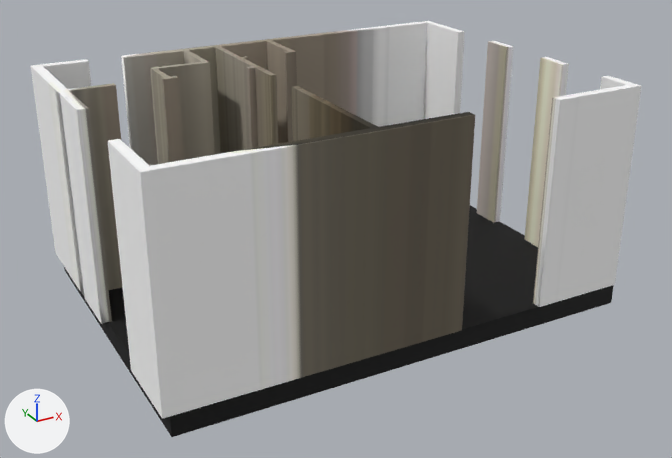
The FBX model Floorplan/maybefloorplan.fbx, before and after one commit.
Both versions are drawn from a 50 mm camera at (-6.54, -11.15, 6.38) aimed at (-0.39, 0.04, 0.78). The axes (+X, +Y, +Z) are drawn at lower left. The lights are the same throughout. Where no turn or scale is listed for an object, it has been applied to the vertices.

Before the edit, the objects in view are built like this:
```python
mat_birch_001 = principled_material('birch.001')
mat_birch_001.base_color = (0.0, 0.0, 0.0)  # black #000000
mat_birch_001.roughness = 0.813
me_mesh = bpy.data.meshes.new('Mesh')
me_mesh.from_pydata(...)  # 2946 vertices, 390 faces; spans x -3.48..3.6, y -2.63..2.55, z 0.0..3.06
me_mesh.materials.append(mat_birch)  # picture img_birch_diffuse_png
me_mesh_001 = bpy.data.meshes.new('Mesh.001')
me_mesh_001.from_pydata(...)  # 74 vertices, 16 faces; spans x -3.85..3.12, y -2.23..2.86, z -0.3..0.0
me_mesh_001.materials.append(mat_birch_001)  # black #000000
ob_plane = bpy.data.objects.new('Plane', me_mesh)
ob_plane.location = (-0.46, 0.39, 0.0)
ob_plane_1 = bpy.data.objects.new('Plane_1', me_mesh_001)
ob_plane_1.location = (0.0, 0.0, 0.0)
```
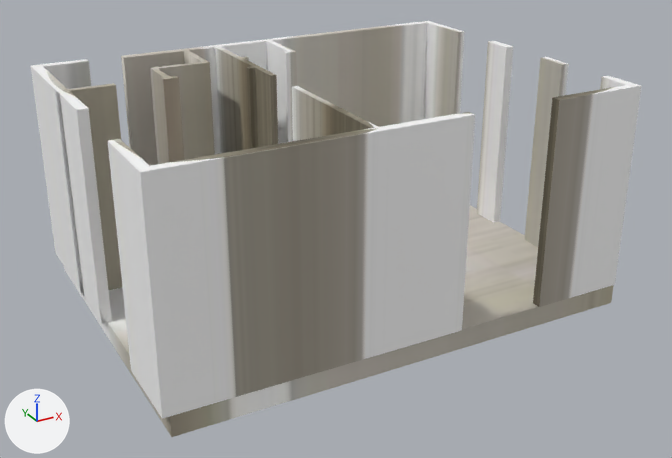
What changed in the scene script:
```text
Add img_birch_jpg:
    img_birch_jpg = load_image('birch.jpg', '_unpacked/birch.jpg', 189, 148, 'sRGB')
Change mat_birch_001:
    remove # nodes: BsdfPrincipled, OutputMaterial
    remove # colours: black #000000
    nodes: BsdfPrincipled, Mapping, OutputMaterial, TexImage, UVMap
    uses the picture img_birch_jpg
Add mat_birch_1:
    mat_birch_1 = bpy.data.materials.new('birch.1')
    # uses the picture img_birch_jpg
Change me_mesh:
    where me_mesh.from_pydata(...)  # 2946 vertices, 390 faces; spans x -3.48..3.6, y -2.63..2.55, z 0.0..3.06
    remove me_mesh.materials.append(mat_birch)  # picture img_birch_diffuse_png
    add me_mesh.materials.append(mat_birch_001)
Change me_mesh_001:
    where me_mesh_001.from_pydata(...)  # 74 vertices, 16 faces; spans x -3.85..3.12, y -2.23..2.86, z -0.3..0.0
    remove me_mesh_001.materials.append(mat_birch_001)  # black #000000
    add me_mesh_001.materials.append(mat_birch_1)
```

Location of each change, [x1, y1, x2, y2] in pixels of the pictures (672 x 458 px):
'Plane', surface changed, recoloured: [44, 23, 617, 419] in both
'Plane_1', surface changed, recoloured (black to grey): [64, 205, 614, 437] in both
